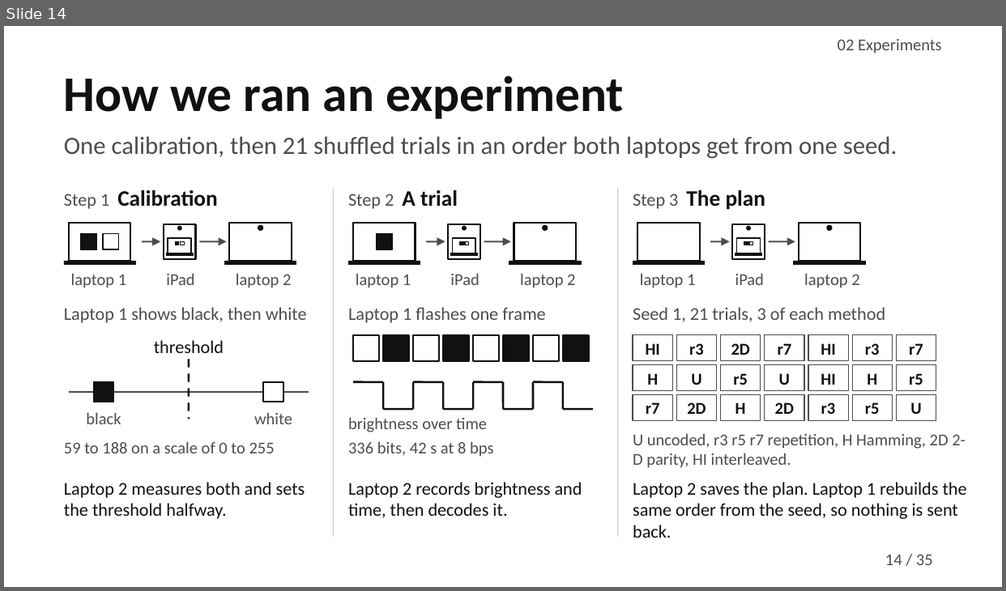
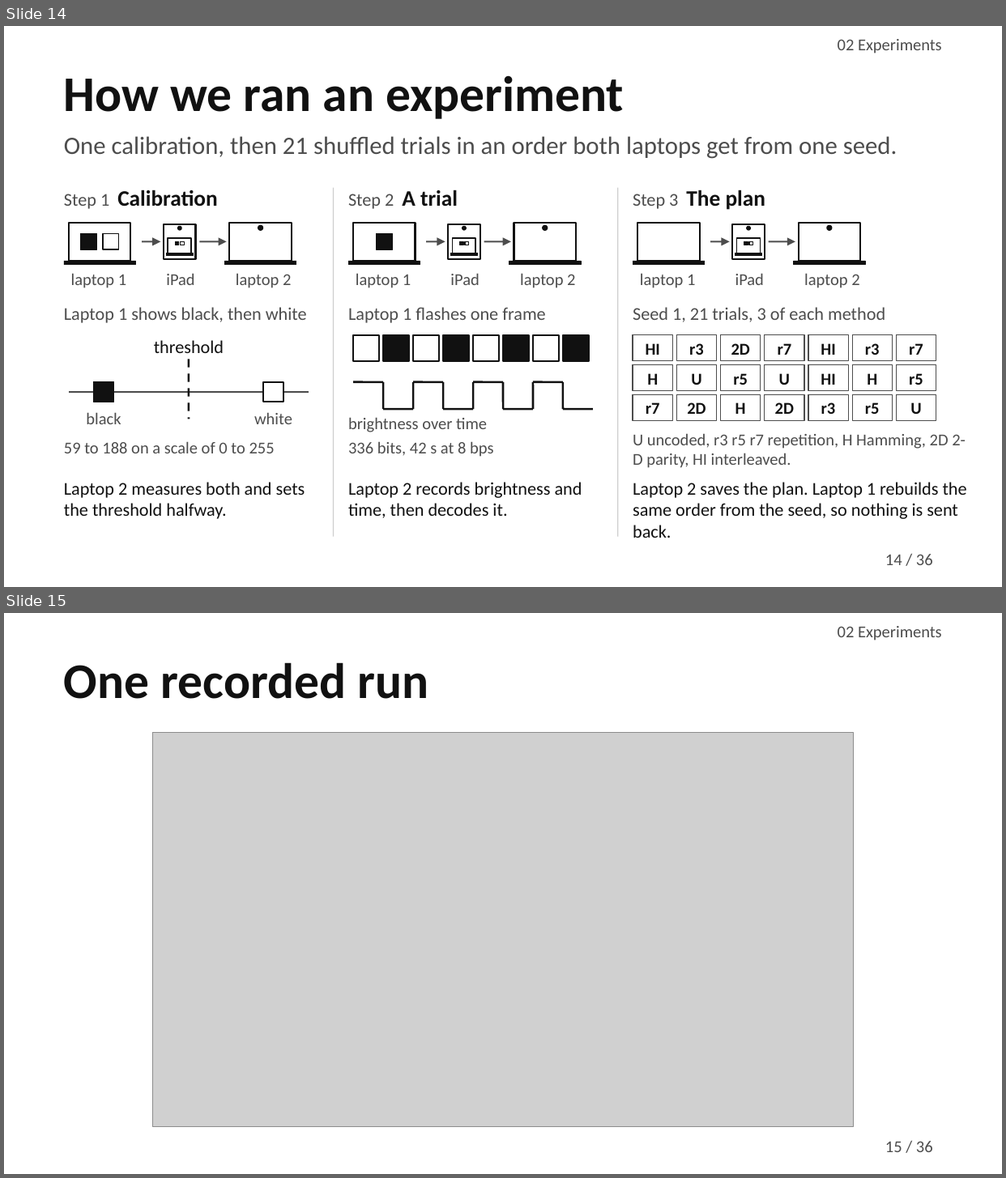
Before and after one commit to MuhammadMaazA/SamplingCW, a slide deck: presentation/gridlink-presentation.pptx. Shown one above the other, each under a label of ours: slide 14 before the commit, slides 14 and 15 after it. The pictures are 1006x591 and 1006x1178 pixels, drawn with LibreOffice and Linux fonts; fonts in the diff are those of the drawing; grey boxes stand for pictures. Boxes give left, top, right and bottom in pixels: in the first picture for what was removed or moved away, otherwise in the second. Text is boxed around its words. In the diff, an @@ line names an element or a change of style, - is before the commit and + after.

```diff
--- a/presentation/gridlink-presentation.pptx
+++ b/presentation/gridlink-presentation.pptx
@@ slide 15 added at [4, 613, 1002, 1174], background #FFFFFF; not listed: 1 template element that a slide beside it also shows @@
@@ text added at [837, 626, 942, 641], 12 pt, text #4D4D4D @@
+02 Experiments
@@ title added at [64, 662, 428, 699], 36 pt, text #111111, bold @@
+One recorded run
@@ picture added at [153, 733, 853, 1127] @@
@@ page number added at [885, 1142, 902, 1152], 12 pt, text #4D4D4D @@
+15
@@ slide 14 changed as well @@
@@ text at [916, 554, 933, 565]: text changed @@
-/ 35
+/ 36
```
Also in this commit, not shown: 32 other slides changed, 3 other files.
